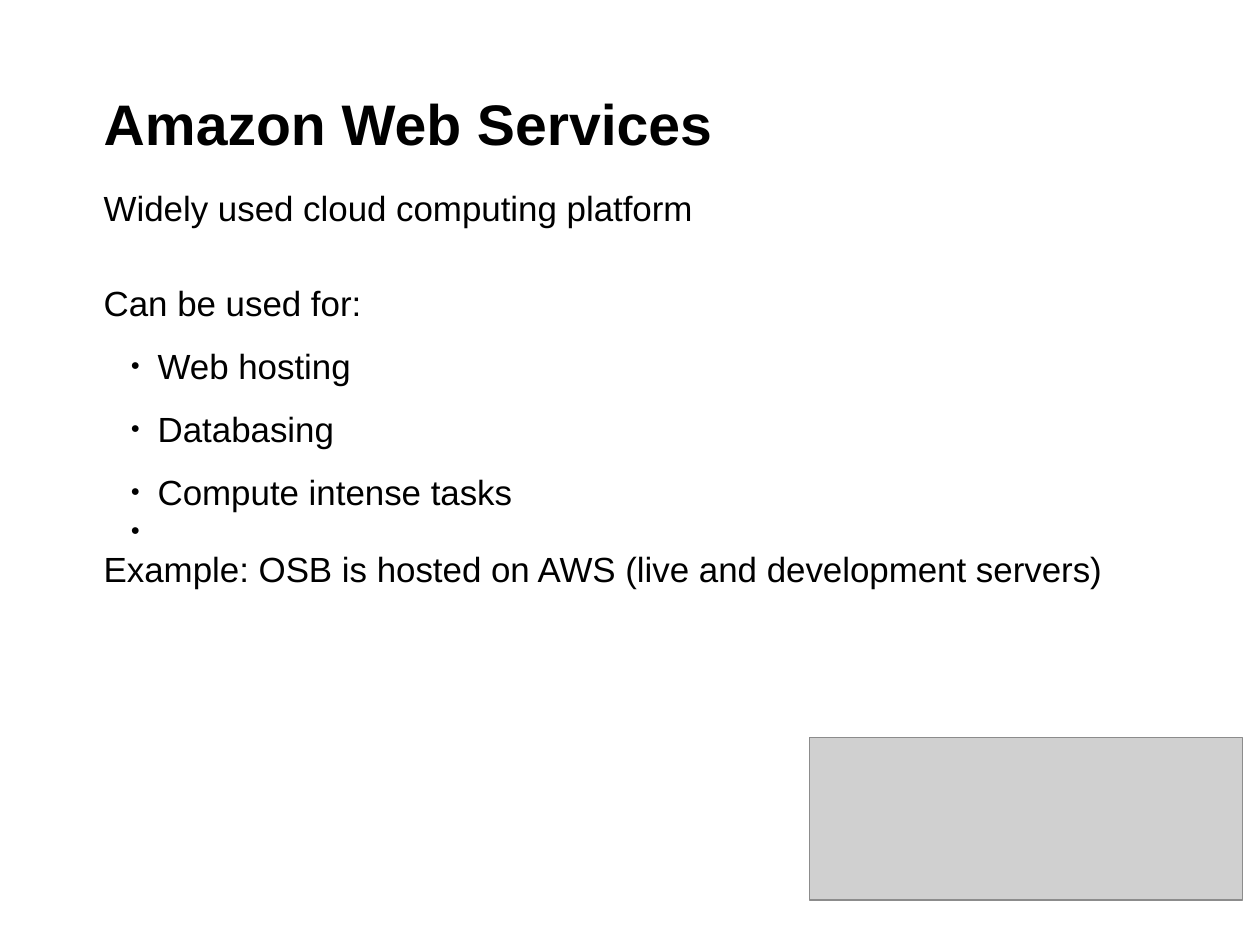
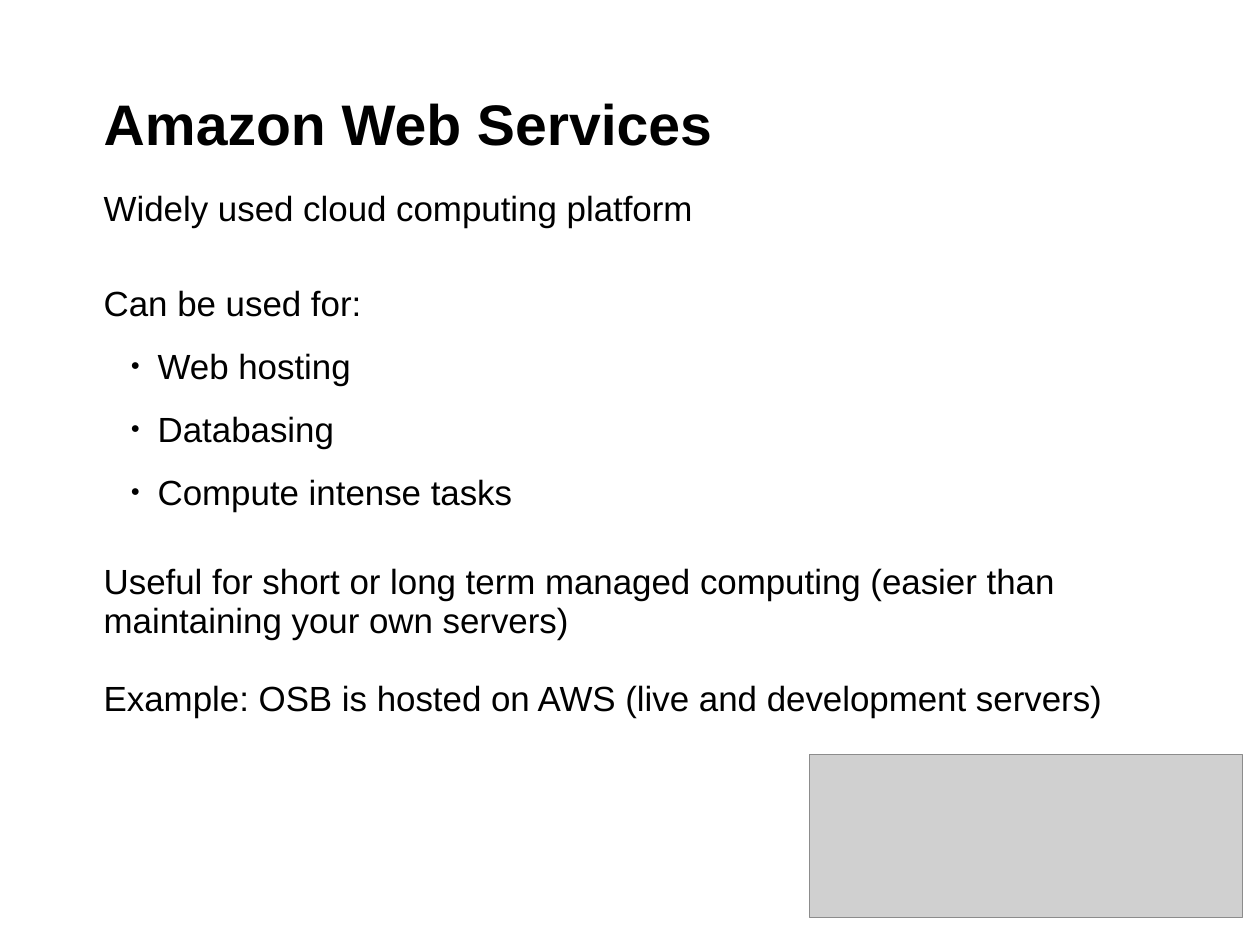
Before and after one commit to NeuralEnsemble/NeuroinformaticsTutorial, a slide deck: slide 2 of Part_1_Resources_for_computational_modellers/6_Computing_infrastructure/2_AWS.pptx. Drawn at 1260x945 pixels with LibreOffice and Linux fonts; fonts in the diff are those of the drawing; grey boxes stand for pictures. Boxes give left, top, right and bottom in pixels: in the first picture for what was removed or moved away, otherwise in the second. Text is boxed around its words. In the diff, an @@ line names an element or a change of style, - is before the commit and + after.

```diff
--- a/Part_1_Resources_for_computational_modellers/6_Computing_infrastructure/2_AWS.pptx
+++ b/Part_1_Resources_for_computational_modellers/6_Computing_infrastructure/2_AWS.pptx
@@ text at [104,568,1055,640]: paragraph added @@
+Useful for short or long term managed computing (easier than maintaining your own servers)
@@ picture: place and size @@
-picture at [811,737,1243,900]
+picture at [811,755,1243,917]
```
Also in this commit, not shown: 4 other files.
